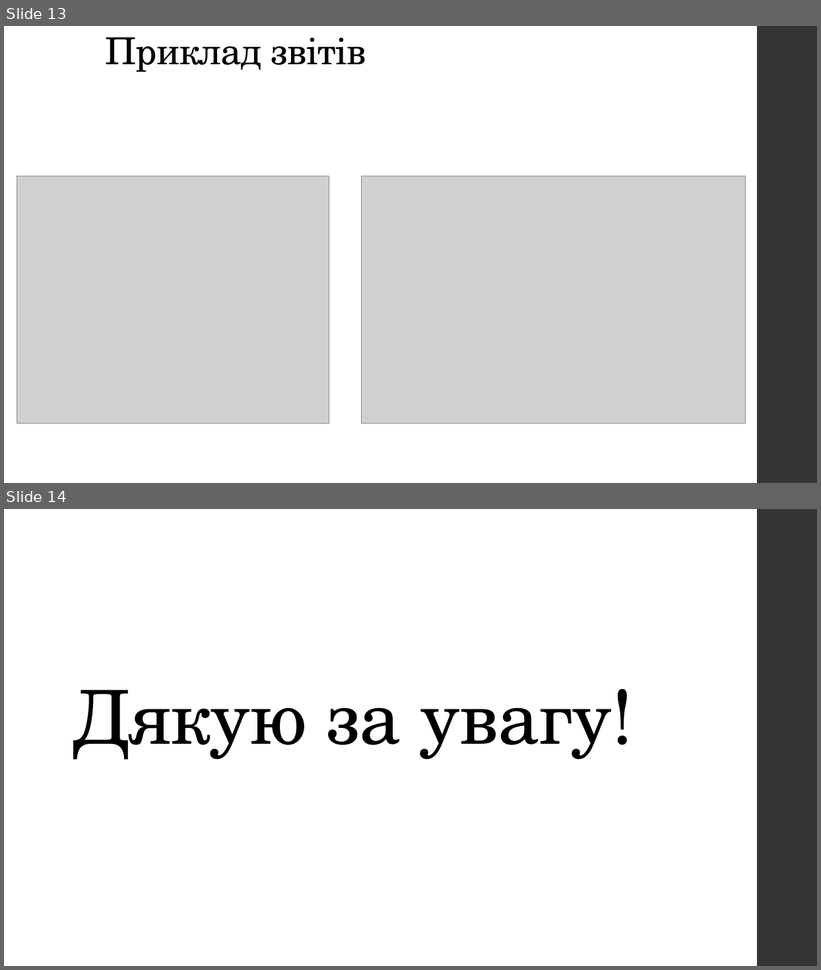
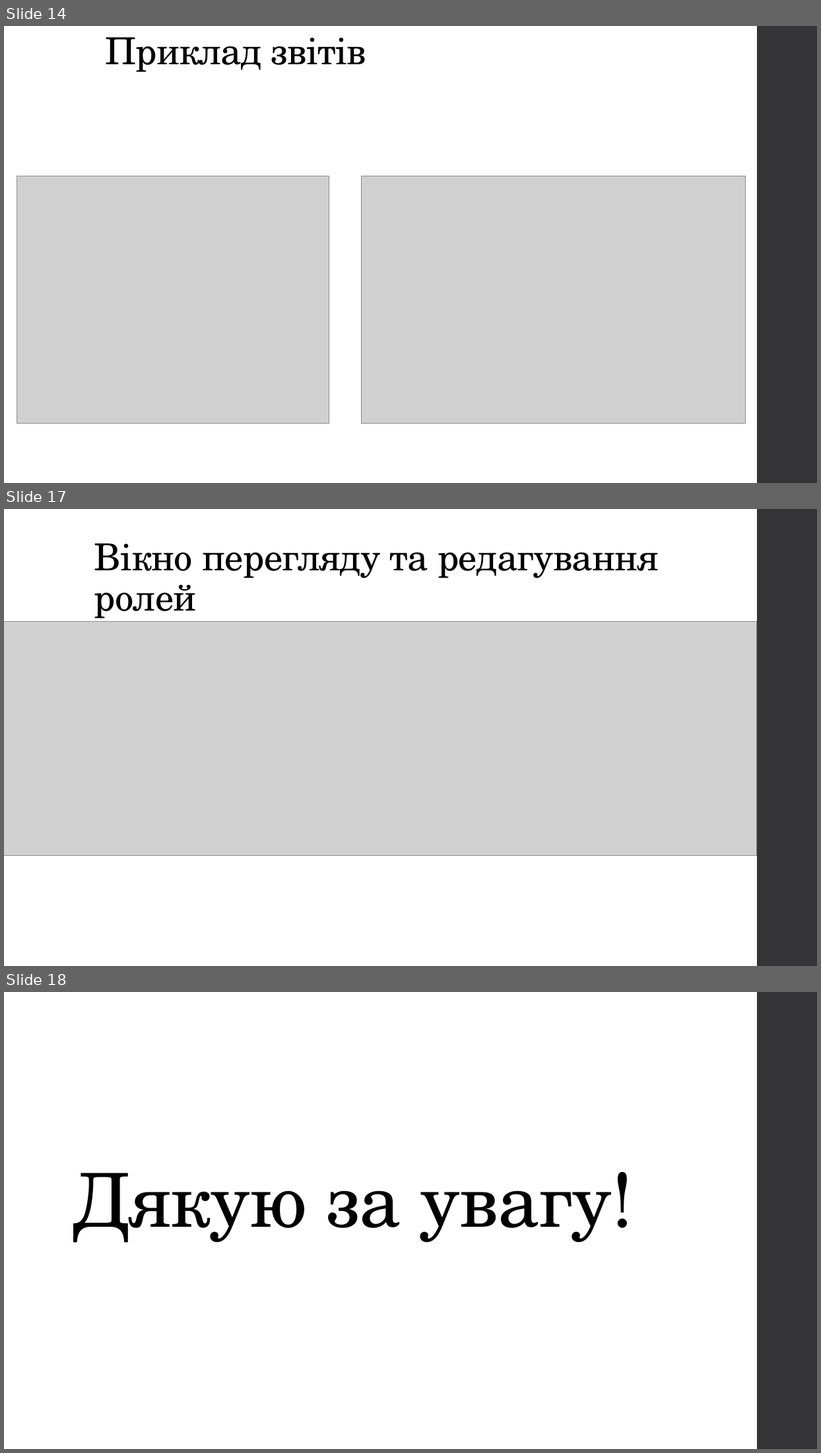
Before and after one commit to EvgeniyKsenich/Kursowa_3_1, a slide deck: z_zvit/kr.pptx. Shown one above the other, each under a label of ours: slides 13 and 14 before the commit, slides 14, 17 and 18 after it; the slides between them are not shown. The pictures are 821x970 and 821x1453 pixels, drawn with LibreOffice and Linux fonts; fonts in the diff are those of the drawing; grey boxes stand for pictures. Boxes give left, top, right and bottom in pixels: in the first picture for what was removed or moved away, otherwise in the second. Text is boxed around its words. In the diff, an @@ line names an element or a change of style, - is before the commit and + after.

```diff
--- a/z_zvit/kr.pptx
+++ b/z_zvit/kr.pptx
@@ slide 17 added at [4,509,817,966], background #FFFFFF; not listed: 1 template element that a slide beside it also shows @@
@@ title added at [94,543,659,619], 44 pt, text #000000 @@
+Вікно перегляду та редагування ролей
@@ picture added at [4,622,757,856] @@
@@ what was slide 13 is now slide 14 @@
@@ what was slide 14 is now slide 18 @@
```
Also in this commit, not shown: 1 slide changed, 3 other slides added, 5 other files.
